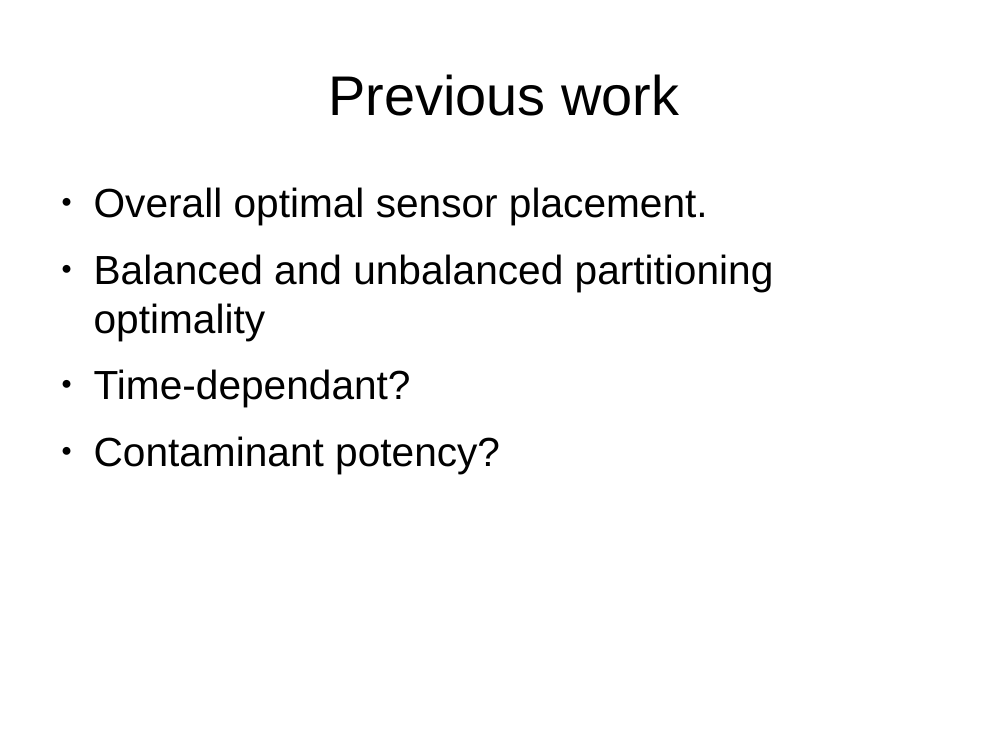
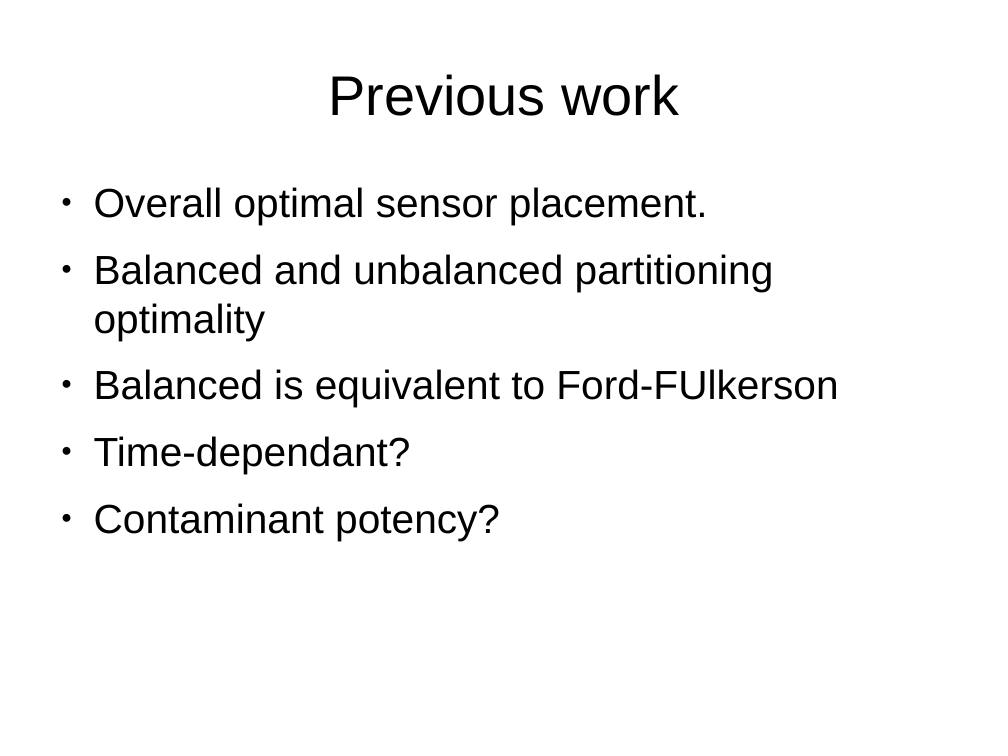
Before and after one commit to Johnny328/WDN-contaminant-simultaneous, a slide deck: slide 2 of simultaneousSensorAndActuator.odp. Drawn at 1008x756 pixels with LibreOffice and Linux fonts; fonts in the diff are those of the drawing. Boxes give left, top, right and bottom in pixels: in the first picture for what was removed or moved away, otherwise in the second. Text is boxed around its words. In the diff, an @@ line names an element or a change of style, - is before the commit and + after.

```diff
--- a/simultaneousSensorAndActuator.odp
+++ b/simultaneousSensorAndActuator.odp
@@ text at [94, 369, 838, 407]: paragraph added @@
+● Balanced is equivalent to Ford-FUlkerson
```
Also in this commit, not shown: 1 slide added, 1 other file.
